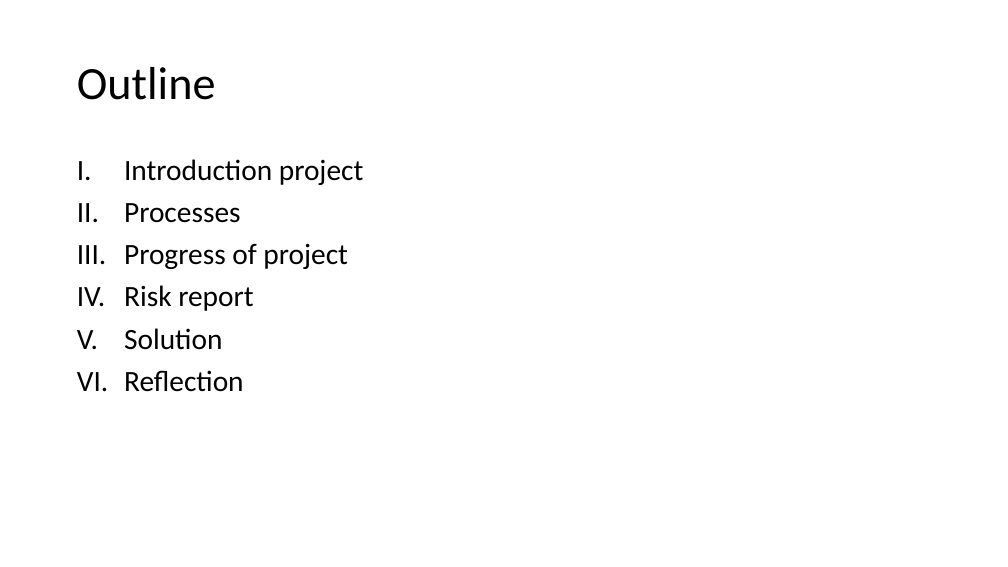
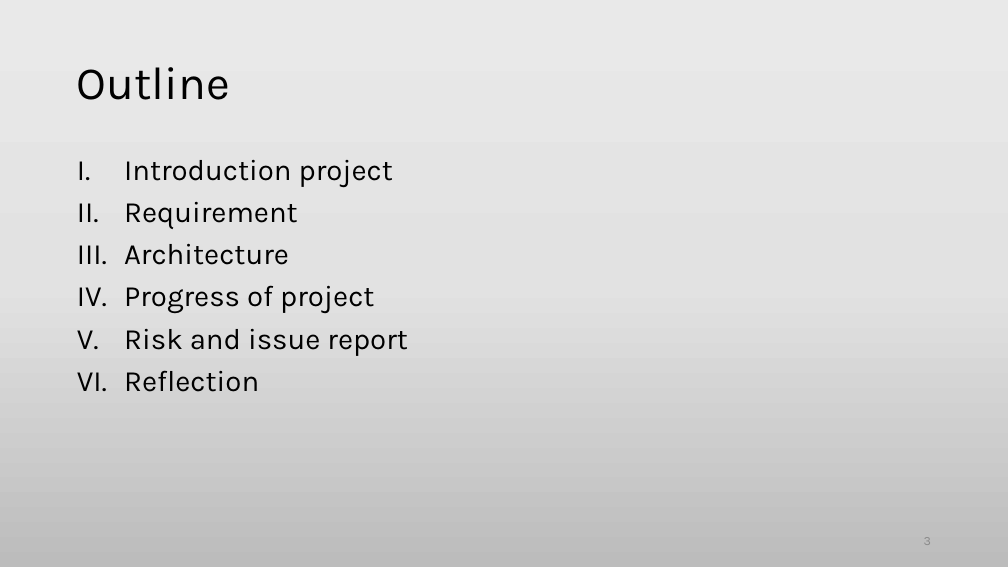
Before and after one commit to Haitrancntt/CapstonProject, a slide deck: slide 3 of 1.DELIVERABLE/1.11 EOMP#/EOMP#2/EOMP2.pptx. Drawn at 1008x567 pixels with LibreOffice and Linux fonts; fonts in the diff are those of the drawing. Boxes give left, top, right and bottom in pixels: in the first picture for what was removed or moved away, otherwise in the second. Text is boxed around its words. In the diff, an @@ line names an element or a change of style, - is before the commit and + after.

```diff
--- a/1.DELIVERABLE/1.11 EOMP#/EOMP#2/EOMP2.pptx
+++ b/1.DELIVERABLE/1.11 EOMP#/EOMP#2/EOMP2.pptx
@@ background #FFFFFF to gradient #EBEAEA to #E4E3E3 to #BDBCBC @@
@@ title "Outline" at <box>77,67,230,100</box>: font Calibri to Karla @@
@@ text at <box>124,160,393,392</box>: font Calibri to Karla in "Introduction project", "Progress of project", "Reflection" @@
@@ text at <box>124,202,298,265</box>: text changed; font Calibri to Karla @@
-II. Processes
+II. Requirement
+III. Architecture
@@ text at <box>124,329,408,356</box>: text changed; font Calibri to Karla @@
-IV. Risk report
-V. Solution
+V. Risk and issue report
@@ page number added at <box>924,537,931,545</box>, 12 pt, text #8C8C8C @@
+3
```
Also in this commit, not shown: 4 other slides changed, 20 slides added, 6 slides removed, 3 other files.
